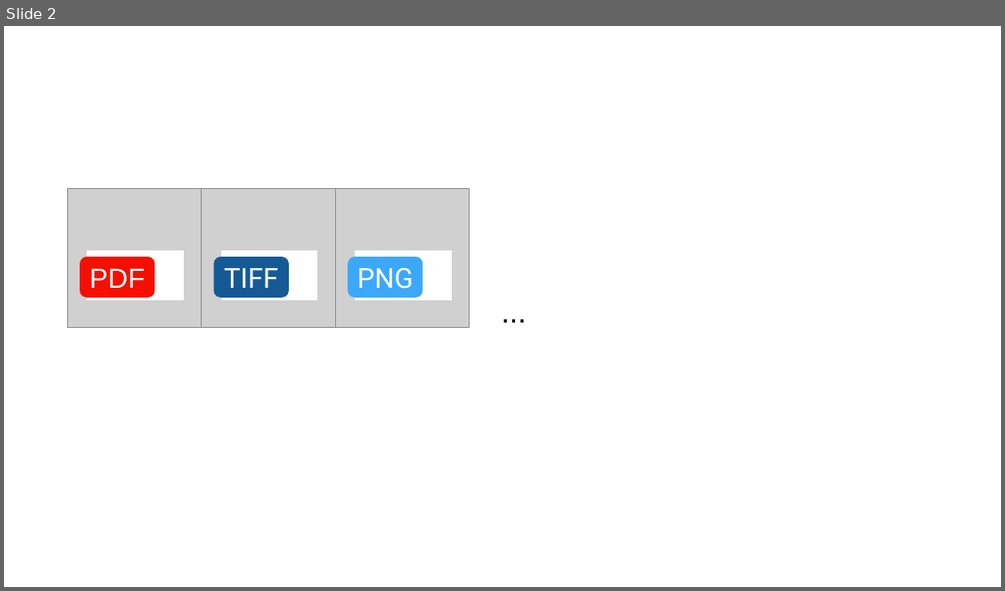
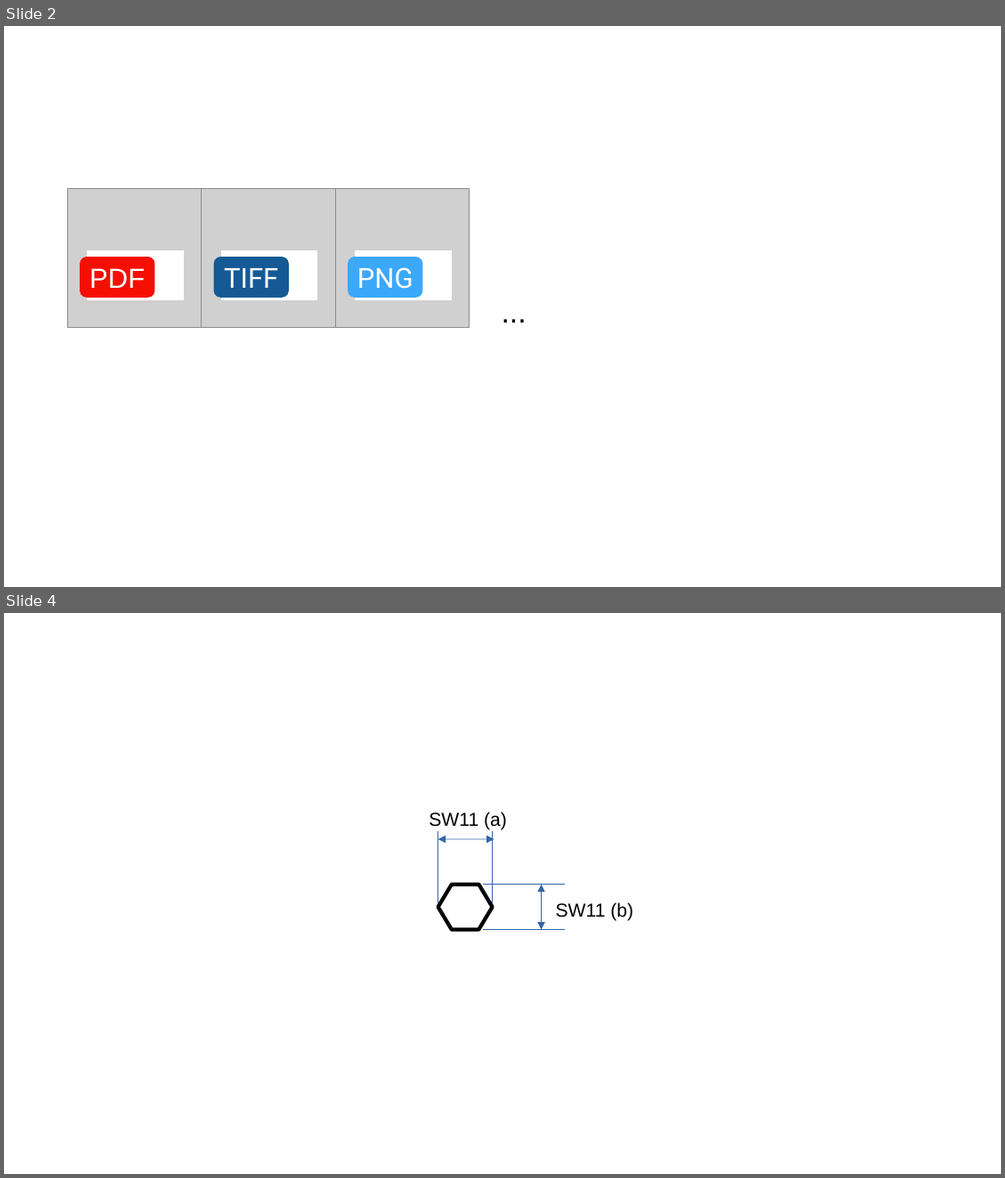
Before and after one commit to werk24/docs, a slide deck: werk24/site/images/welcome_banner.odp. Shown one above the other, each under a label of ours: slide 2 before the commit, slides 2 and 4 after it; the slides between them are not shown. The pictures are 1005x591 and 1005x1178 pixels, drawn with LibreOffice and Linux fonts; fonts in the diff are those of the drawing; grey boxes stand for pictures. Boxes give left, top, right and bottom in pixels: in the first picture for what was removed or moved away, otherwise in the second. Text is boxed around its words. In the diff, an @@ line names an element or a change of style, - is before the commit and + after.

```diff
--- a/werk24/site/images/welcome_banner.odp
+++ b/werk24/site/images/welcome_banner.odp
@@ slide 4 added at (x1=4, y1=613, x2=1001, y2=1174), background #FFFFFF @@
@@ text added at (x1=429, y1=811, x2=507, y2=830), 15 pt, text #000000 @@
+SW11 (a)
@@ line added from (438, 832) to (438, 902), #3465A4 0 pt @@
@@ double arrow added from (438, 839) to (494, 839), #3465A4 0.51 pt @@
@@ line added from (493, 832) to (493, 902), #3465A4 0 pt @@
@@ hexagon added at (x1=438, y1=884, x2=493, y2=930), fill #FFFFFF, outline #000000 3 pt @@
@@ line added from (484, 884) to (565, 884), #3465A4 0 pt @@
@@ double arrow added from (542, 884) to (542, 930), #3465A4 0.51 pt @@
@@ text added at (x1=556, y1=902, x2=633, y2=921), 15 pt, text #000000 @@
+SW11 (b)
@@ line added from (484, 930) to (565, 930), #3465A4 0 pt @@
```
Also in this commit, not shown: 1 other slide added, 55 other files.
